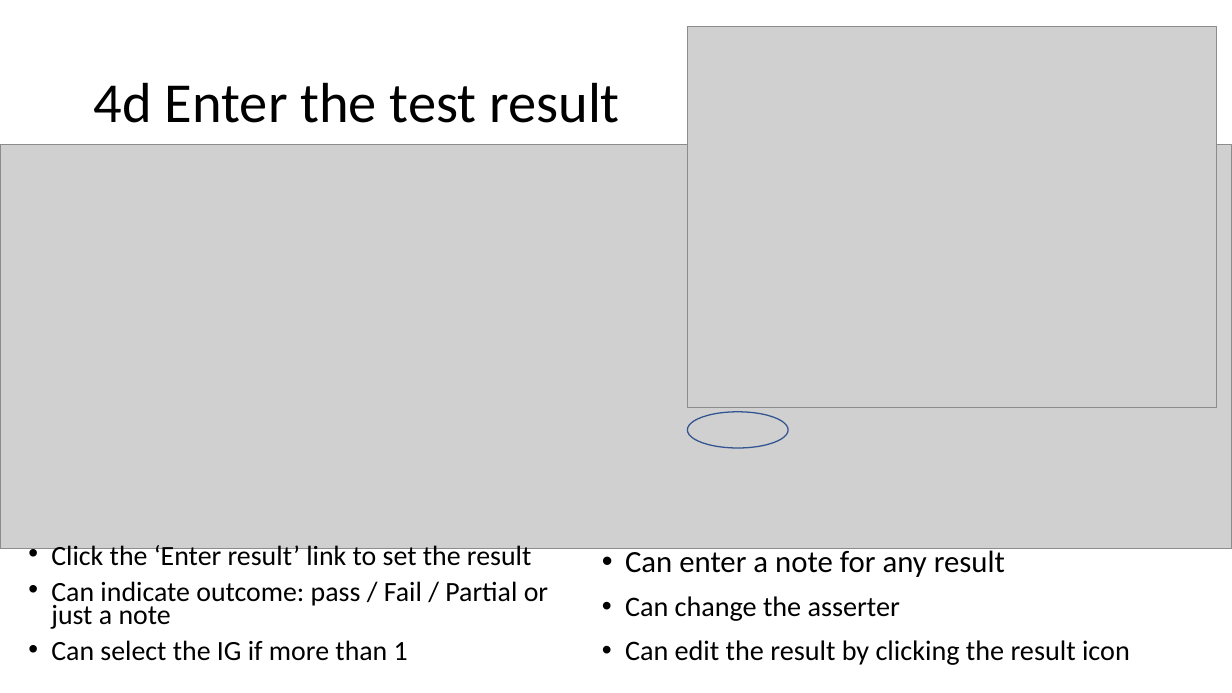
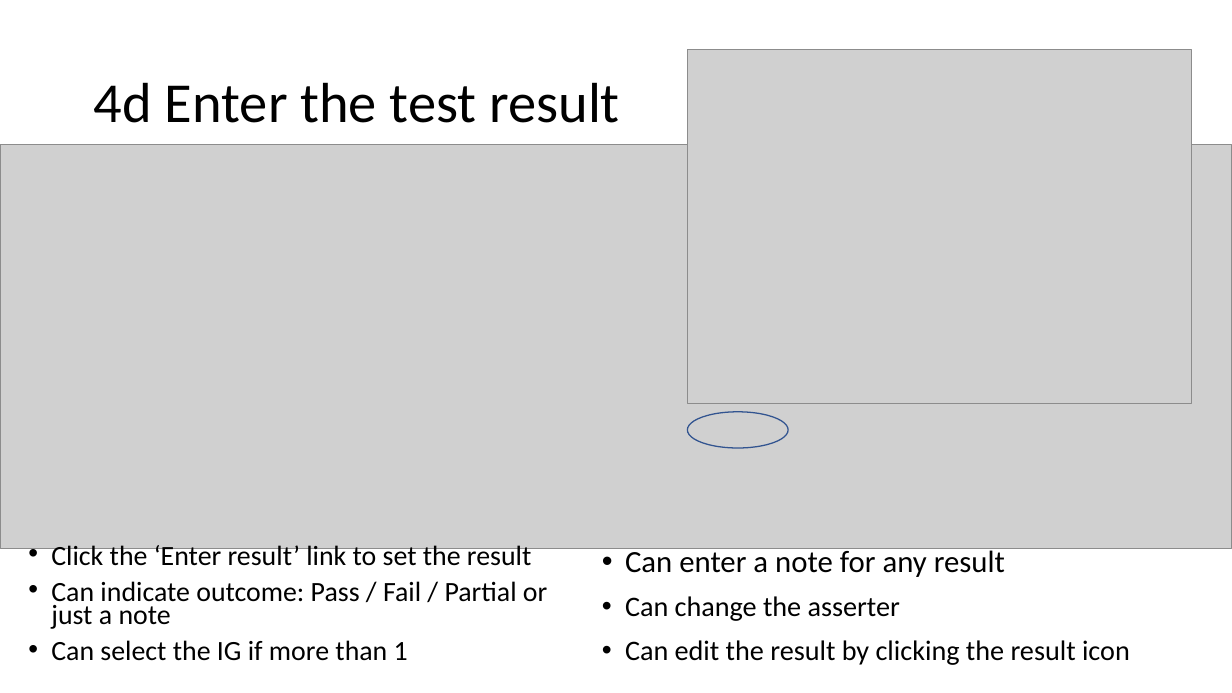
Before and after one commit to davidhay25/framingham, a slide deck: slide 32 of artifacts/conMan.pptx (slide 25 before the commit). Drawn at 1232x693 pixels with LibreOffice and Linux fonts; fonts in the diff are those of the drawing; grey boxes stand for pictures. Boxes give left, top, right and bottom in pixels: in the first picture for what was removed or moved away, otherwise in the second. Text is boxed around its words. In the diff, an @@ line names an element or a change of style, - is before the commit and + after.

```diff
--- a/artifacts/conMan.pptx
+++ b/artifacts/conMan.pptx
@@ picture resized from (x1=688, y1=27, x2=1216, y2=409) to (x1=688, y1=50, x2=1191, y2=404) @@
@@ text at (x1=51, y1=581, x2=547, y2=629): text changed @@
-• Can indicate outcome: pass / Fail / Partial or just a note
+• Can indicate outcome: Pass / Fail / Partial or just a note
```
Also in this commit, not shown: 11 other slides changed, 8 slides added, 2 other files.
